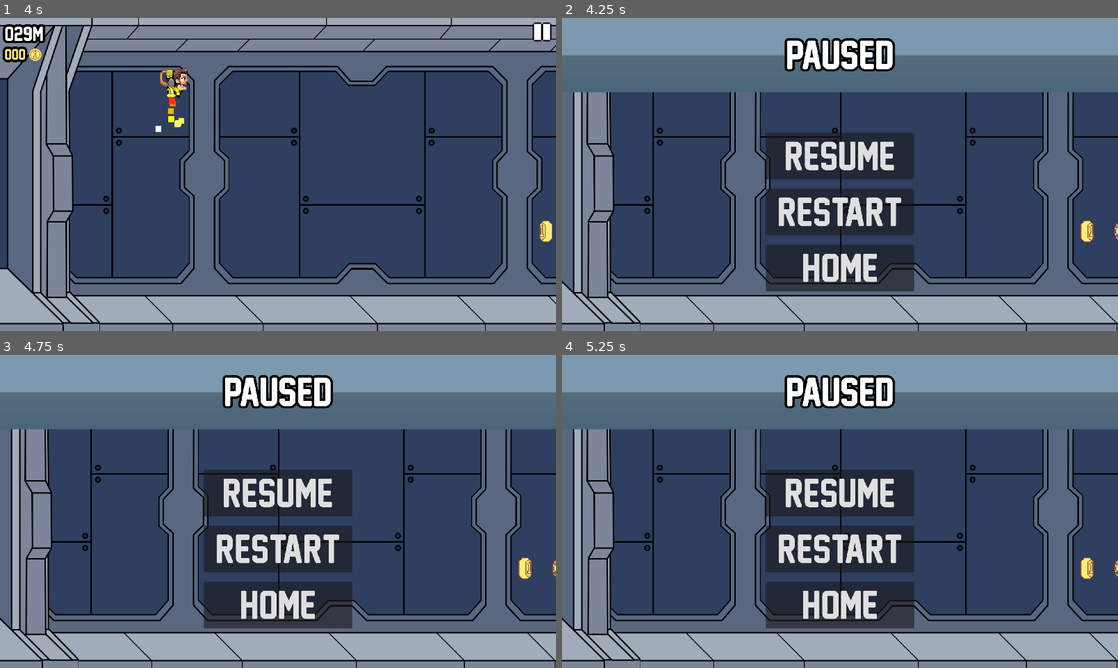
Above: before the commit, frames 1-4 (two rows, left to right).
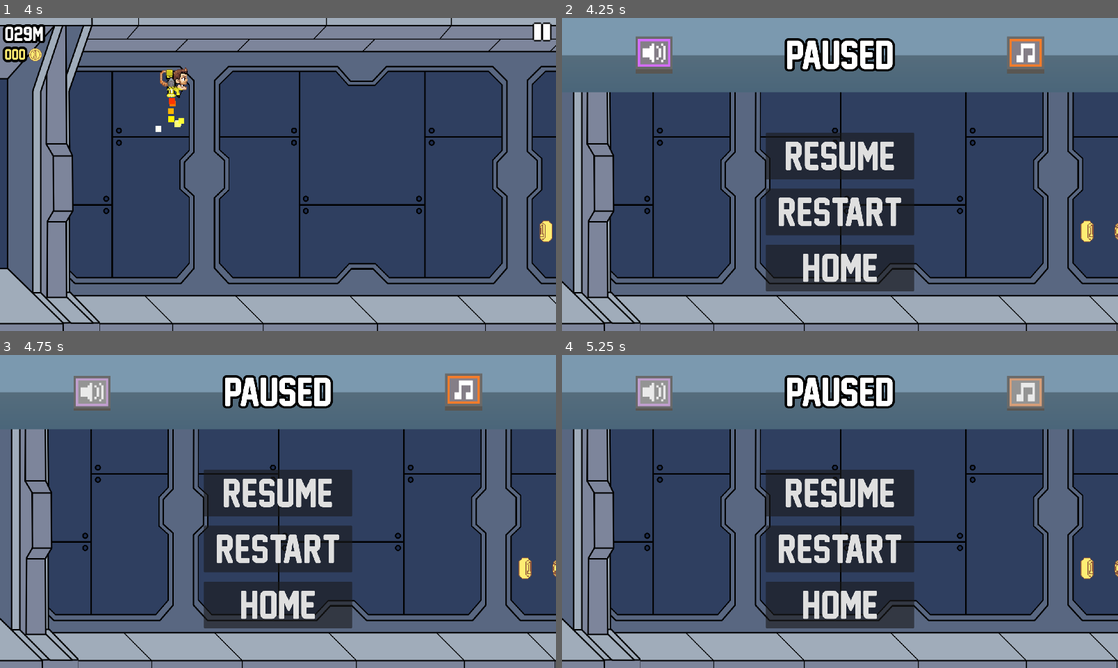
Above: after the commit, the same moments.

Repository: reyvanomario/data-dash
Game: Godot game, scene res://stages/main/main.tscn
Same seed, same stepped clock (60 frames per second), same inputs: the game is played once before the commit and once after it. Sound files missing from this copy of the repository are replaced by a short silence.
Inputs (mouse positions are in pixels of both pictures, inside the frame that each line leads up to):
- Up to frame 1 (4 s): tap Enter at 0.5 s; move the mouse to (400, 158) at 0.52 s; press the mouse at (400, 158) at 0.53 s; move the mouse to (166, 190) at 1.27 s; release the mouse at (166, 190) at 1.28 s; click (166, 190) at 1.35 s; move the mouse to (333, 105) at 2.02 s; press the mouse at (333, 105) at 2.03 s; move the mouse to (250, 237) at 2.77 s; release the mouse at (250, 237) at 2.78 s; click (250, 237) at 2.85 s; move the mouse to (444, 221) at 3.52 s; press the mouse at (444, 221) at 3.53 s
- Up to frame 2 (4.25 s): tap Escape (ui_cancel) at 4.15 s
- Up to frame 3 (4.75 s): release the mouse at (444, 558) at 4.25 s; click (94, 392) at 4.27 s
- Up to frame 4 (5.25 s): click (1023, 392) at 5.02 s

Frame 1 is identical in both runs. In frame 2, 1.4% of the frame differs, in the area x 13-87%, y 5-18%; in frame 3, 1.4%; in frame 4, 1.4%.

Commit message:
First setup for audio buttons

Diff:
--- a/ui/pause_menu/pause_menu.gd
+++ b/ui/pause_menu/pause_menu.gd
@@ -10,6 +10,10 @@
 
 ## Audio stream player to play any audio related to this UI component.
 @onready var audio_stream_player: AudioStreamPlayer = $AudioStreamPlayer
+## Button to toggle music.
+@onready var button_music: TextureButton = $VBoxContainer/TextureRect/HBoxContainer/button_music
+## Button to toggle SFX.
+@onready var button_sfx: TextureButton = $VBoxContainer/TextureRect/HBoxContainer/button_sfx
 ## Button to go back home.
 @onready var home_button: Button = $VBoxContainer/VBoxContainer/home_button
 ## Button to restart the a run.
@@ -28,6 +32,8 @@
 		play_audio(audio_paused)
 
 func _ready() -> void:
+	button_music.toggled.connect(on_music_toggled)
+	button_sfx.toggled.connect(on_sfx_toggled)
 	GameManager.paused_changed.connect(on_paused_changed)
 	home_button.pressed.connect(on_home_button_pressed)
 	resume_button.pressed.connect(on_resume_button_pressed)
@@ -38,6 +44,10 @@
 	GameManager.game = GameManager.Game.NEW
 	GameManager.paused = false
 	play_audio(audio_select)
+
+func on_music_toggled(toggled_on: bool) -> void:
+	play_audio(audio_select)
+	pass
 
 ## What to do when the paused state is changed.
 func on_paused_changed(paused: bool) -> void:
@@ -58,6 +68,10 @@
 	GameManager.paused = false
 	play_audio(audio_select)
 
+func on_sfx_toggled(toggled_on: bool) -> void:
+	play_audio(audio_select)
+	pass
+
 ## Play the provided audio stream.
 func play_audio(audio_stream: AudioStream) -> void:
 	if audio_stream == null:
--- a/ui/pause_menu/pause_menu.tscn
+++ b/ui/pause_menu/pause_menu.tscn
@@ -1,9 +1,10 @@
-[gd_scene load_steps=7 format=3 uid="uid://ds0s6dw8skubu"]
+[gd_scene load_steps=14 format=3 uid="uid://ds0s6dw8skubu"]
 
 [ext_resource type="Theme" uid="uid://f1t8okxjimt2" path="res://ui/base_theme.tres" id="1_yv2ts"]
 [ext_resource type="Script" path="res://ui/pause_menu/pause_menu.gd" id="2_f8cr8"]
 [ext_resource type="AudioStream" uid="uid://cgr7yxitx7ww3" path="res://assets/original_sfx/ui_pause.wav" id="3_it8q3"]
 [ext_resource type="AudioStream" uid="uid://c6gk44kojsfmf" path="res://assets/original_sfx/ui_select.wav" id="4_muf0j"]
+[ext_resource type="Texture2D" uid="uid://453j18wu2x47" path="res://ui/audio_icons.png" id="5_mpjth"]
 
 [sub_resource type="Gradient" id="Gradient_fqefy"]
 offsets = PackedFloat32Array(0, 0.5, 0.5, 1)
@@ -12,6 +13,30 @@
 [sub_resource type="GradientTexture2D" id="GradientTexture2D_nh50u"]
 gradient = SubResource("Gradient_fqefy")
 fill_from = Vector2(1, 1)
+
+[sub_resource type="AtlasTexture" id="AtlasTexture_yqrfr"]
+atlas = ExtResource("5_mpjth")
+region = Rect2(32, 0, 16, 16)
+
+[sub_resource type="AtlasTexture" id="AtlasTexture_db2aa"]
+atlas = ExtResource("5_mpjth")
+region = Rect2(48, 0, 16, 16)
+
+[sub_resource type="AtlasTexture" id="AtlasTexture_lghs2"]
+atlas = ExtResource("5_mpjth")
+region = Rect2(48, 0, 16, 16)
+
+[sub_resource type="AtlasTexture" id="AtlasTexture_0onap"]
+atlas = ExtResource("5_mpjth")
+region = Rect2(0, 0, 16, 16)
+
+[sub_resource type="AtlasTexture" id="AtlasTexture_5ix6p"]
+atlas = ExtResource("5_mpjth")
+region = Rect2(16, 0, 16, 16)
+
+[sub_resource type="AtlasTexture" id="AtlasTexture_m2tlo"]
+atlas = ExtResource("5_mpjth")
+region = Rect2(16, 0, 16, 16)
 
 [node name="PauseMenu" type="Control"]
 process_mode = 3
@@ -48,6 +73,17 @@
 grow_vertical = 2
 size_flags_vertical = 0
 
+[node name="button_sfx" type="TextureButton" parent="VBoxContainer/TextureRect/HBoxContainer"]
+custom_minimum_size = Vector2(128, 128)
+layout_mode = 2
+size_flags_horizontal = 6
+size_flags_vertical = 4
+toggle_mode = true
+texture_normal = SubResource("AtlasTexture_yqrfr")
+texture_pressed = SubResource("AtlasTexture_db2aa")
+texture_disabled = SubResource("AtlasTexture_lghs2")
+stretch_mode = 5
+
 [node name="Label" type="Label" parent="VBoxContainer/TextureRect/HBoxContainer"]
 layout_mode = 2
 size_flags_horizontal = 6
@@ -57,6 +93,17 @@
 text = "PAUSED"
 horizontal_alignment = 1
 vertical_alignment = 1
+
+[node name="button_music" type="TextureButton" parent="VBoxContainer/TextureRect/HBoxContainer"]
+custom_minimum_size = Vector2(128, 128)
+layout_mode = 2
+size_flags_horizontal = 6
+size_flags_vertical = 4
+toggle_mode = true
+texture_normal = SubResource("AtlasTexture_0onap")
+texture_pressed = SubResource("AtlasTexture_5ix6p")
+texture_disabled = SubResource("AtlasTexture_m2tlo")
+stretch_mode = 5
 
 [node name="VBoxContainer" type="VBoxContainer" parent="VBoxContainer"]
 custom_minimum_size = Vector2(512, 0)
Binary file added: ui/audio_icons.png
Not shown, added: ui/audio_icons.png.import
